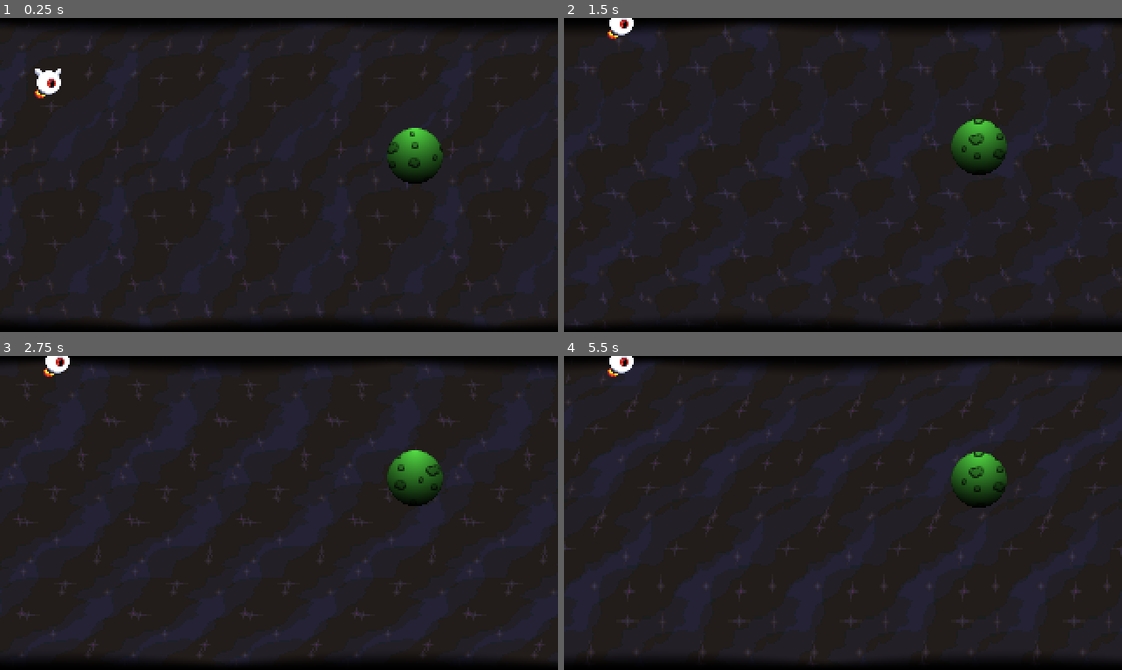
Above: before the commit, frames 1-4 (two rows, left to right).
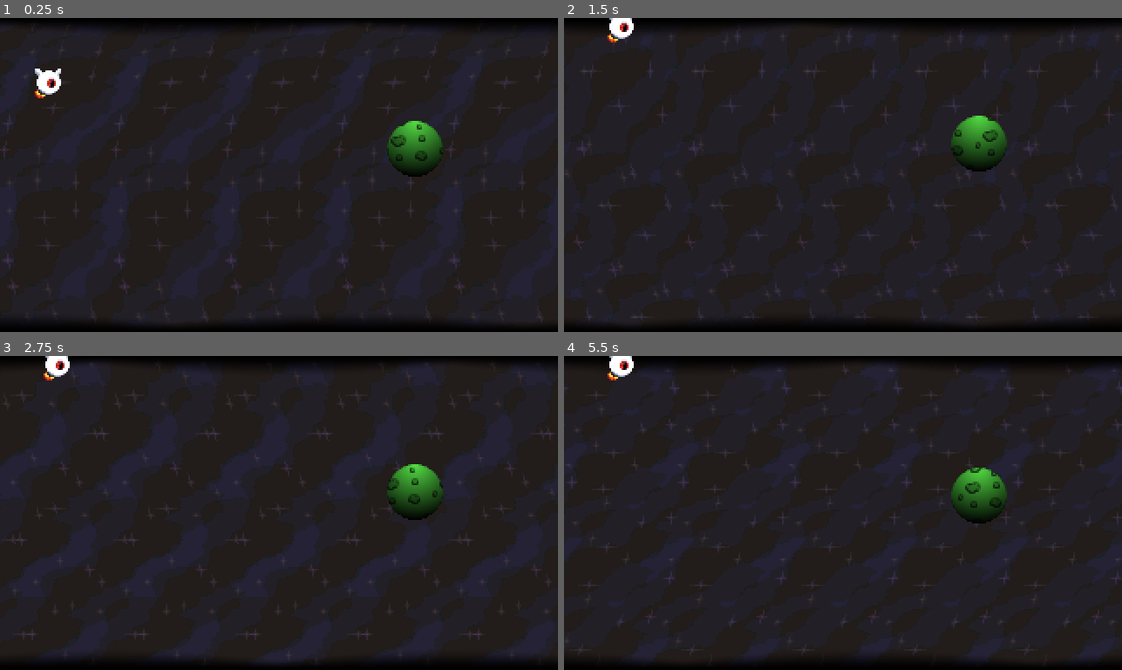
Above: after the commit, the same moments.

Repository: GithubPrankster/ratatan-ex
Game: Godot game, scene res://src/world.tscn
Two runs of this game, one before a commit and one after it. Both use one fixed random seed, a clock stepped at 60 frames per second and the inputs below.
Inputs:
- Up to frame 1 (0.25 s): no input
- Up to frame 2 (1.5 s): tap Enter (pause) at 0.5 s; hold Space (propel) 0.53-1.28 s; tap Space (propel) at 1.35 s
- Up to frame 3 (2.75 s): hold Space (propel) from 2.03 s (still down)
- Up to frame 4 (5.5 s): release Space (propel) at 2.78 s; tap Space (propel) at 2.85, 4.35 s; hold Space (propel) 3.53-4.28 s; tap Enter (pause) at 4.15 s; hold Space (propel) from 5.03 s (still down)

The runs differ from the first frame. In frame 1, 3.6% of the frame differs, in the area x 0-100%, y 7-97%; in frame 2, 4.5%; in frame 3, 10%; in frame 4, 17%, in the area x 0-100%, y 0-99%.

Commit message:
Sometimes you just forget to commit

Diff:
--- a/shaders/planetoid.tres
+++ b/shaders/planetoid.tres
@@ -1,9 +1,10 @@
 [gd_resource type="ShaderMaterial" load_steps=3 format=2]
 
-[ext_resource path="res://assets/craters.png" type="Texture" id=1]
+[ext_resource path="res://assets/planets/craters.png" type="Texture" id=1]
 
 [sub_resource type="Shader" id=1]
 code = "shader_type canvas_item;
+
 uniform sampler2D tex : hint_albedo;
 
 const vec2 grad_pos = vec2(0.5, 0.0);
--- /dev/null
+++ b/src/obstacles/asteroid.gd
@@ -0,0 +1,12 @@
+extends Node2D
+
+var velocity : Vector2 = Vector2(-10, 0)
+var spin : float = 2.0
+
+func _ready() -> void:
+	randomize()
+	spin = rand_range(2.0, 8.0)
+
+func _physics_process(delta):
+	rotation += spin * delta
+	translate(velocity * delta)
--- /dev/null
+++ b/src/obstacles/asteroid.tscn
@@ -0,0 +1,10 @@
+[gd_scene load_steps=3 format=2]
+
+[ext_resource path="res://src/obstacles/asteroid.gd" type="Script" id=1]
+[ext_resource path="res://assets/obstacles/asteroid.png" type="Texture" id=2]
+
+[node name="asteroid" type="Node2D"]
+script = ExtResource( 1 )
+
+[node name="shape" type="Sprite" parent="."]
+texture = ExtResource( 2 )
--- /dev/null
+++ b/src/planets/blinky.tscn
@@ -0,0 +1,16 @@
+[gd_scene load_steps=4 format=2]
+
+[ext_resource path="res://assets/planets/boss_planet.png" type="Texture" id=1]
+[ext_resource path="res://shaders/planetoid.tres" type="Material" id=2]
+[ext_resource path="res://assets/planets/sweet_shades.png" type="Texture" id=3]
+
+[node name="blinky" type="Node2D"]
+
+[node name="planet" type="Sprite" parent="."]
+modulate = Color( 0.878431, 0.133333, 0.133333, 1 )
+material = ExtResource( 2 )
+texture = ExtResource( 1 )
+
+[node name="shades" type="Sprite" parent="."]
+position = Vector2( -15, -5 )
+texture = ExtResource( 3 )
--- a/src/planet.gd
+++ b/src/planets/planet.gd
@@ -5,13 +5,15 @@
 var liftoff : Vector2 = Vector2(1, 0)
 
 onready var death_note : Timer = $death
+var acc : float = 0.0
 
 func _physics_process(delta):
 	if floatin:
-		position.y = og_pos_y + sin(OS.get_ticks_msec() * delta * 0.25) * 5.0
+		position.y = og_pos_y + sin(acc * 4) * 5.0
 	else:
 		position -= liftoff * 128.0 * delta
 		rotation += 8.0 * delta
+	acc += delta
 
 func _on_area_area_entered(area : Area2D):
 	if area.name != "funni":
--- /dev/null
+++ b/src/planets/powder.tscn
@@ -0,0 +1,16 @@
+[gd_scene load_steps=4 format=2]
+
+[ext_resource path="res://assets/planets/boss_planet.png" type="Texture" id=1]
+[ext_resource path="res://assets/planets/infinite_ammo.png" type="Texture" id=2]
+[ext_resource path="res://shaders/planetoid.tres" type="Material" id=3]
+
+[node name="powder" type="Node2D"]
+
+[node name="planet" type="Sprite" parent="."]
+modulate = Color( 0.364706, 0.733333, 0.301961, 1 )
+material = ExtResource( 3 )
+texture = ExtResource( 1 )
+
+[node name="shades" type="Sprite" parent="."]
+position = Vector2( 3, -6 )
+texture = ExtResource( 2 )
--- a/src/ratatan.gd
+++ b/src/ratatan.gd
@@ -5,13 +5,10 @@
 export(float) var power : float = grav + 0.2
 
 var velocity : Vector2 = Vector2(mov, 0.0)
-var pause : bool = true
 var finish : bool = false
 
 func _physics_process(delta):
-	if Input.is_action_just_pressed("pause"):
-		pause = !pause
-	if !pause and !finish:
+	if !finish:
 		if Input.is_action_pressed("propel"):
 			velocity.y -= power
 
--- a/src/space.gd
+++ /dev/null
@@ -1,16 +0,0 @@
-extends TextureRect
-
-
-# Declare member variables here. Examples:
-# var a = 2
-# var b = "text"
-
-
-# Called when the node enters the scene tree for the first time.
-func _ready():
-	pass # Replace with function body.
-
-
-# Called every frame. 'delta' is the elapsed time since the previous frame.
-func _process(delta):
-	pass
--- /dev/null
+++ b/src/world.gd
@@ -0,0 +1,15 @@
+extends Node2D
+
+onready var stuff = $match
+
+func _ready():
+	get_tree().paused = true
+	VisualServer.set_shader_time_scale(0.0)
+
+func _process(delta):
+	if Input.is_action_just_pressed("pause"):
+		get_tree().paused = !get_tree().paused
+		if get_tree().paused:
+			VisualServer.set_shader_time_scale(0.0)
+		else:
+			VisualServer.set_shader_time_scale(1.0)
--- a/src/world.tscn
+++ b/src/world.tscn
@@ -1,14 +1,16 @@
-[gd_scene load_steps=12 format=2]
+[gd_scene load_steps=13 format=2]
 
-[ext_resource path="res://assets/cosmic.png" type="Texture" id=1]
-[ext_resource path="res://assets/rthq1.png" type="Texture" id=2]
+[ext_resource path="res://assets/bg/cosmic.png" type="Texture" id=1]
+[ext_resource path="res://assets/ratatan/rthq1.png" type="Texture" id=2]
 [ext_resource path="res://shaders/planetoid.tres" type="Material" id=3]
-[ext_resource path="res://assets/planet.png" type="Texture" id=4]
-[ext_resource path="res://src/planet.gd" type="Script" id=5]
+[ext_resource path="res://assets/planets/planet.png" type="Texture" id=4]
+[ext_resource path="res://src/planets/planet.gd" type="Script" id=5]
 [ext_resource path="res://src/ratatan.gd" type="Script" id=6]
+[ext_resource path="res://src/world.gd" type="Script" id=7]
 
 [sub_resource type="Shader" id=1]
 code = "shader_type canvas_item;
+
 uniform sampler2D tex : hint_albedo;
 uniform vec4 mixer : hint_color = vec4(1.0);
 
@@ -16,7 +18,7 @@
 
 void fragment()
 {
-	vec2 fuv = UV + vec2(sin(TIME + UV.y) * 0.3, cos(TIME + UV.y) * 0.2);
+	vec2 fuv = UV + vec2(sin(TIME  + UV.y) * 0.3, cos(TIME  + UV.y) * 0.2);
 	COLOR = texture(TEXTURE, fuv + vec2(TIME * 0.15, TIME * 0.25 + 1.2));
 	COLOR += texture(TEXTURE, fuv + vec2(TIME * -0.1, TIME * 0.2));
 	COLOR.rgb /= 2.f;
@@ -28,18 +30,23 @@
 shader = SubResource( 1 )
 shader_param/mixer = Color( 1, 1, 1, 1 )
 
-[sub_resource type="CircleShape2D" id=4]
+[sub_resource type="CircleShape2D" id=3]
 radius = 7.0
 
-[sub_resource type="CircleShape2D" id=3]
+[sub_resource type="CircleShape2D" id=4]
 radius = 16.1245
 
 [sub_resource type="RectangleShape2D" id=5]
 extents = Vector2( 150, 78 )
 
 [node name="world" type="Node2D"]
+pause_mode = 2
+script = ExtResource( 7 )
 
-[node name="space" type="TextureRect" parent="."]
+[node name="match" type="Node" parent="."]
+pause_mode = 1
+
+[node name="space" type="TextureRect" parent="match"]
 material = SubResource( 2 )
 margin_right = 320.0
 margin_bottom = 180.0
@@ -49,41 +56,41 @@
 "_edit_use_anchors_": false
 }
 
-[node name="ratatan" type="Sprite" parent="."]
+[node name="ratatan" type="Sprite" parent="match"]
 position = Vector2( 28, 38 )
 texture = ExtResource( 2 )
 script = ExtResource( 6 )
 mov = 0.5
 
-[node name="area" type="Area2D" parent="ratatan"]
+[node name="area" type="Area2D" parent="match/ratatan"]
 
-[node name="shape" type="CollisionShape2D" parent="ratatan/area"]
+[node name="shape" type="CollisionShape2D" parent="match/ratatan/area"]
 position = Vector2( 0, -1 )
-shape = SubResource( 4 )
+shape = SubResource( 3 )
 
-[node name="planet" type="Sprite" parent="."]
+[node name="planet" type="Sprite" parent="match"]
 modulate = Color( 0.380392, 1, 0.309804, 1 )
 material = ExtResource( 3 )
 position = Vector2( 238, 75 )
 texture = ExtResource( 4 )
 script = ExtResource( 5 )
 
-[node name="area" type="Area2D" parent="planet"]
+[node name="area" type="Area2D" parent="match/planet"]
 
-[node name="shape" type="CollisionShape2D" parent="planet/area"]
-shape = SubResource( 3 )
+[node name="shape" type="CollisionShape2D" parent="match/planet/area"]
+shape = SubResource( 4 )
 
-[node name="death" type="Timer" parent="planet"]
+[node name="death" type="Timer" parent="match/planet"]
 wait_time = 5.0
 one_shot = true
 
-[node name="funni" type="Area2D" parent="."]
+[node name="funni" type="Area2D" parent="match"]
 
-[node name="shape" type="CollisionShape2D" parent="funni"]
+[node name="shape" type="CollisionShape2D" parent="match/funni"]
 position = Vector2( 160, 90 )
 shape = SubResource( 5 )
 
-[connection signal="area_entered" from="ratatan/area" to="ratatan" method="_on_area_area_entered"]
-[connection signal="area_exited" from="ratatan/area" to="ratatan" method="_on_area_area_exited"]
-[connection signal="area_entered" from="planet/area" to="planet" method="_on_area_area_entered"]
-[connection signal="timeout" from="planet/death" to="planet" method="_on_death_timeout"]
+[connection signal="area_entered" from="match/ratatan/area" to="match/ratatan" method="_on_area_area_entered"]
+[connection signal="area_exited" from="match/ratatan/area" to="match/ratatan" method="_on_area_area_exited"]
+[connection signal="area_entered" from="match/planet/area" to="match/planet" method="_on_area_area_entered"]
+[connection signal="timeout" from="match/planet/death" to="match/planet" method="_on_death_timeout"]
Renamed: assets/cosmic.png -> assets/bg/cosmic.png
Not shown, changed: assets/bg/cosmic.png.import
Binary file added: assets/map/level.png
Not shown, added: assets/map/level.png.import
Not shown, added: assets/music/bright-respite.ogg.import
Not shown, added: assets/music/fnf-stinger.wav.import
Binary file added: assets/obstacles/asteroid.png
Not shown, added: assets/obstacles/asteroid.png.import
Binary file added: assets/planets/boss_planet.png
Not shown, changed: assets/planets/boss_planet.png.import
Renamed: assets/craters.png -> assets/planets/craters.png
Not shown, changed: assets/planets/craters.png.import
(and 15 more such lines)
